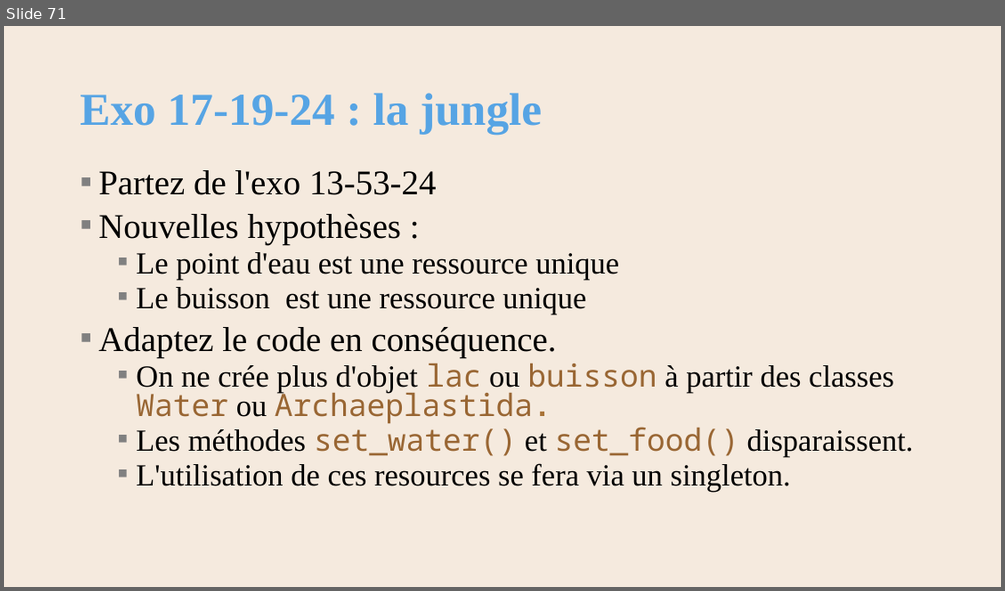
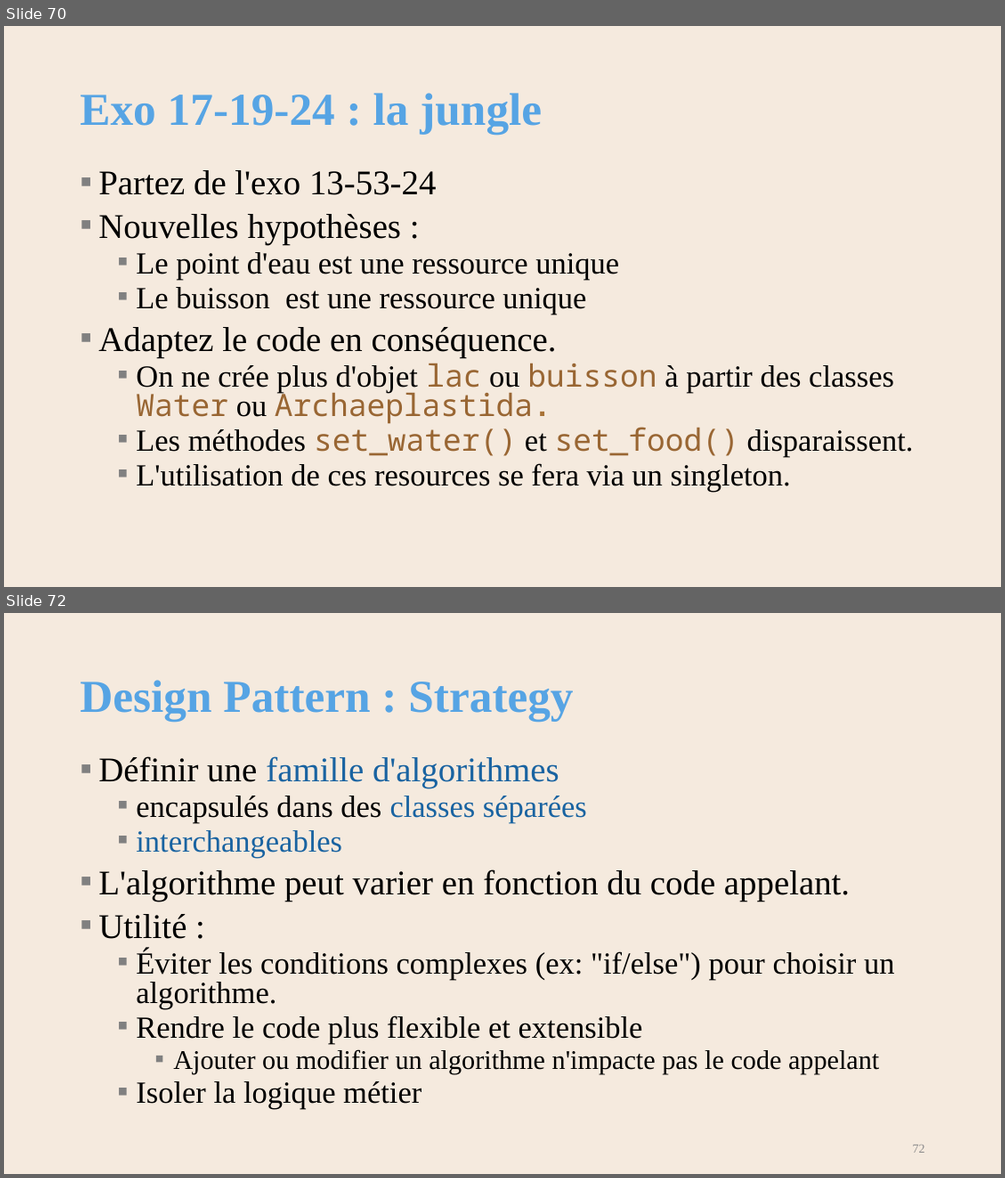
Before and after one commit to AlainWafflard/4IPO3, a slide deck: 17-POO-design-pattern/syllabus_17.pptx. Shown one above the other, each under a label of ours: slide 71 before the commit, slides 70 and 72 after it; the slides between them are not shown. The pictures are 1005x591 and 1005x1178 pixels, drawn with LibreOffice and Linux fonts; fonts in the diff are those of the drawing; background and template pictures are left out. Boxes give left, top, right and bottom in pixels: in the first picture for what was removed or moved away, otherwise in the second. Text is boxed around its words. In the diff, an @@ line names an element or a change of style, - is before the commit and + after.

Commit message:
design pattern : update Iterator ; add Strategy

```diff
--- a/17-POO-design-pattern/syllabus_17.pptx
+++ b/17-POO-design-pattern/syllabus_17.pptx
@@ slide 72 added at (4,613,1001,1174), background #F5EADE @@
@@ title added at (80,680,573,721), 44 pt, text #56A4E4, bold @@
+Design Pattern : Strategy
@@ text added at (98,756,895,1109), 29.6 pt, text #000000 @@
+▪ Définir une famille d'algorithmes
+  ▪ encapsulés dans des classes séparées
+  ▪ interchangeables
+▪ L'algorithme peut varier en fonction du code appelant.
+▪ Utilité :
+  ▪ Éviter les conditions complexes (ex: "if/else") pour choisir un algorithme.
+  ▪ Rendre le code plus flexible et extensible
+    ▪ Ajouter ou modifier un algorithme n'impacte pas le code appelant
+  ▪ Isoler la logique métier
@@ page number added at (913,1144,925,1152), 12 pt, text #8C8C8C @@
+72
@@ what was slide 71 is now slide 70 @@
```
Also in this commit, not shown: 4 slides changed, 5 other slides added, 1 slide removed, 3 other files.
